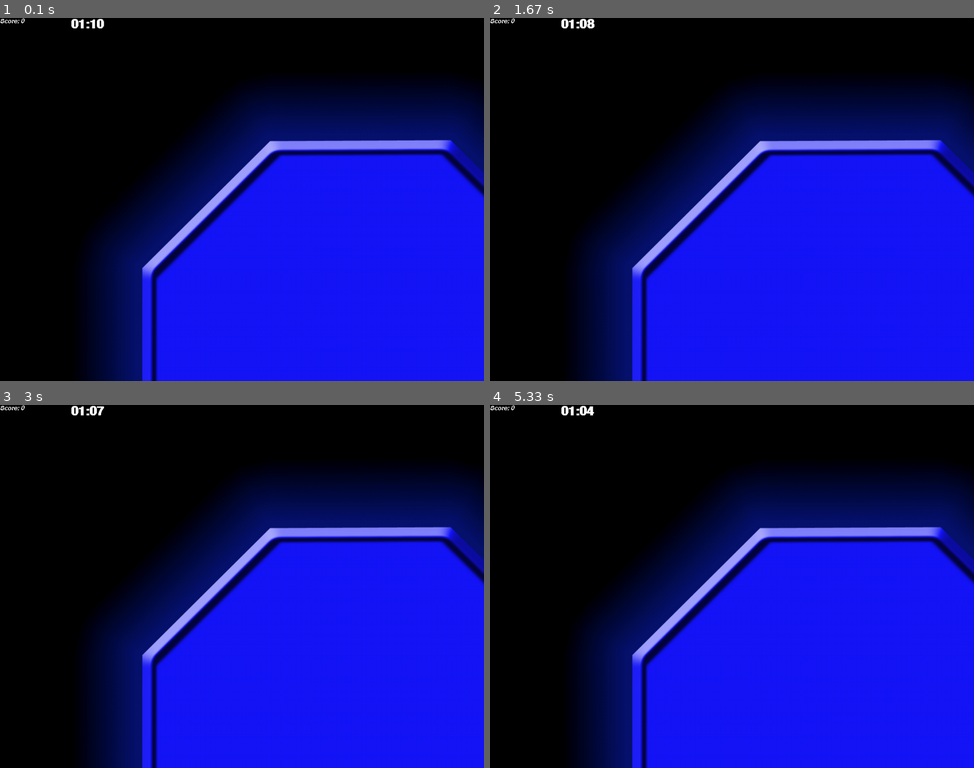
Above: before the commit, frames 1-4 (two rows, left to right).
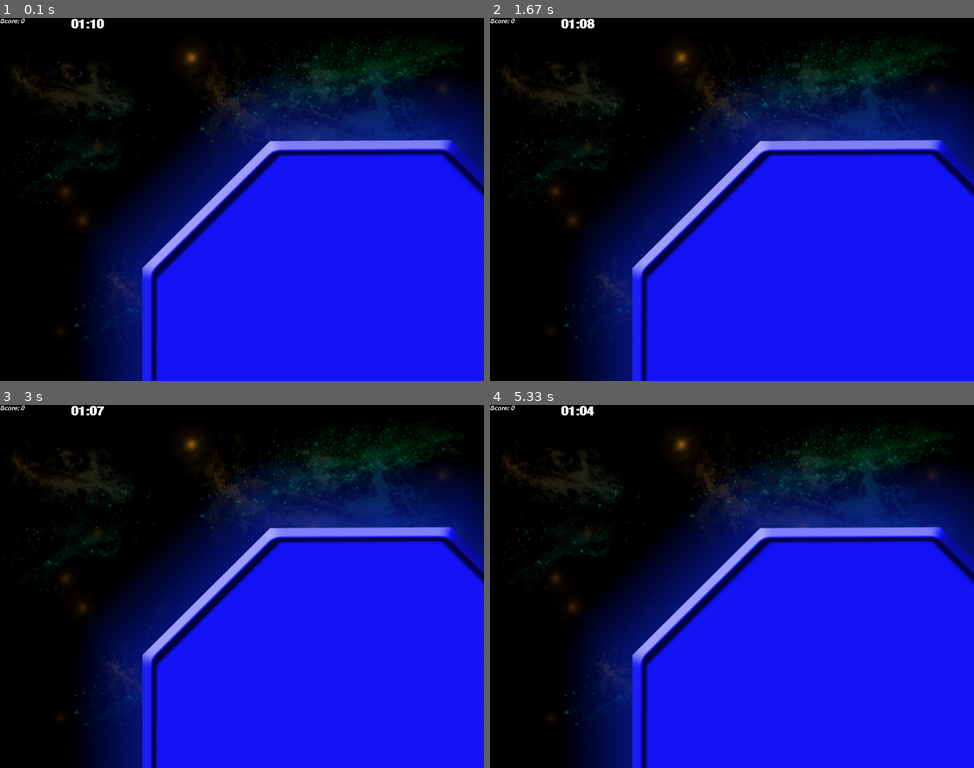
Above: after the commit, the same moments.

Repository: ivanvenosdel/colored-shapes
Game: pygame game, started from main.py
The game is run twice, just before and just after one commit, with the same random seed, the same clock (stepped at 60 frames per second) and the same inputs. The source is Python 2; it was converted automatically to run under Python 3.
Inputs:
- Up to frame 1 (0.1 s): no input
- Up to frame 2 (1.67 s): no input
- Up to frame 3 (3 s): no input
- Up to frame 4 (5.33 s): no input

The runs differ from the first frame. In frame 1, 3.7% of the frame differs, in the area x 0-96%, y 3-90%; in frame 2, 3.7%; in frame 3, 3.7%; in frame 4, 3.7%.

Commit message:
Added background

Diff:
--- a/main.py
+++ b/main.py
@@ -4,6 +4,8 @@
 from actors import Octagon
 from ui.Countdown import CountDown
 from ui.Scoreboard import Scoreboard
+
+import imageutils
 
 class Shapescape:
     # Initialize the boid view
@@ -22,8 +24,7 @@
         pygame.display.set_caption('Shapescape')
 
         # Create empty background
-        self.background = surface.Surface(self.screen.get_size()).convert()
-        self.background.fill((0, 0, 0))
+        self.background = imageutils.load_image("BG_1.png")[0].convert()
 
         pygame.mouse.set_visible(1)
 
Binary file added: data/BG_1.png
Binary file added: data/BG_2.png
Binary file added: data/BG_3.png
Binary file added: data/BG_6.png
